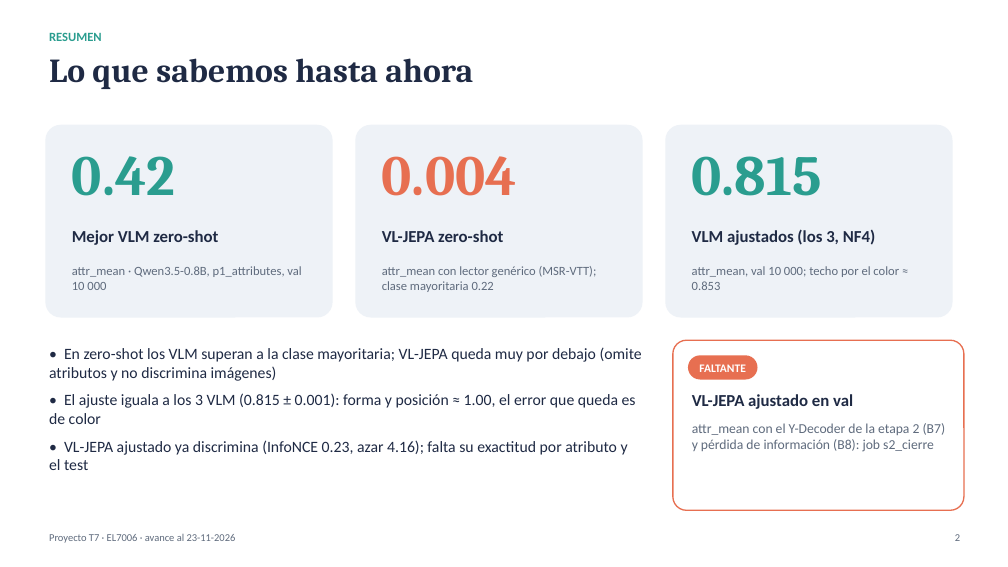
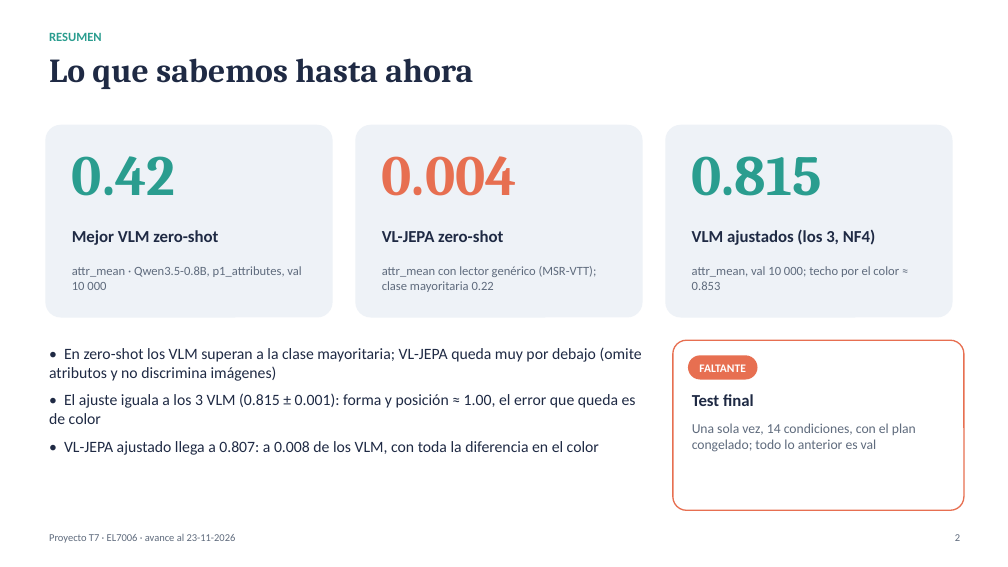
Before and after one commit to BrnoOr/Multimodal_LLM, a slide deck: slide 2 of docs/presentacion_avance.pptx. Drawn at 1008x567 pixels with LibreOffice and Linux fonts; fonts in the diff are those of the drawing. Boxes give left, top, right and bottom in pixels: in the first picture for what was removed or moved away, otherwise in the second. Text is boxed around its words. In the diff, an @@ line names an element or a change of style, - is before the commit and + after.

Commit message:
etapa2: VL-JEPA ajustado en val (0.807) y perdida de informacion; presentacion al dia

```diff
--- a/docs/presentacion_avance.pptx
+++ b/docs/presentacion_avance.pptx
@@ text at (x1=692, y1=394, x2=754, y2=406): text changed @@
-VL-JEPA ajustado en val
+Test final
@@ text at (x1=64, y1=441, x2=599, y2=455): text changed @@
-• VL-JEPA ajustado ya discrimina (InfoNCE 0.23, azar 4.16); falta su exactitud por atributo y el test
+• VL-JEPA ajustado llega a 0.807: a 0.008 de los VLM, con toda la diferencia en el color
@@ text at (x1=692, y1=423, x2=916, y2=452): text changed @@
-attr_mean con el Y-Decoder de la etapa 2 (B7) y pérdida de información (B8): job s2_cierre
+Una sola vez, 14 condiciones, con el plan congelado; todo lo anterior es val
```
Also in this commit, not shown: 4 other slides changed, 2 slides added, 2 other files.
